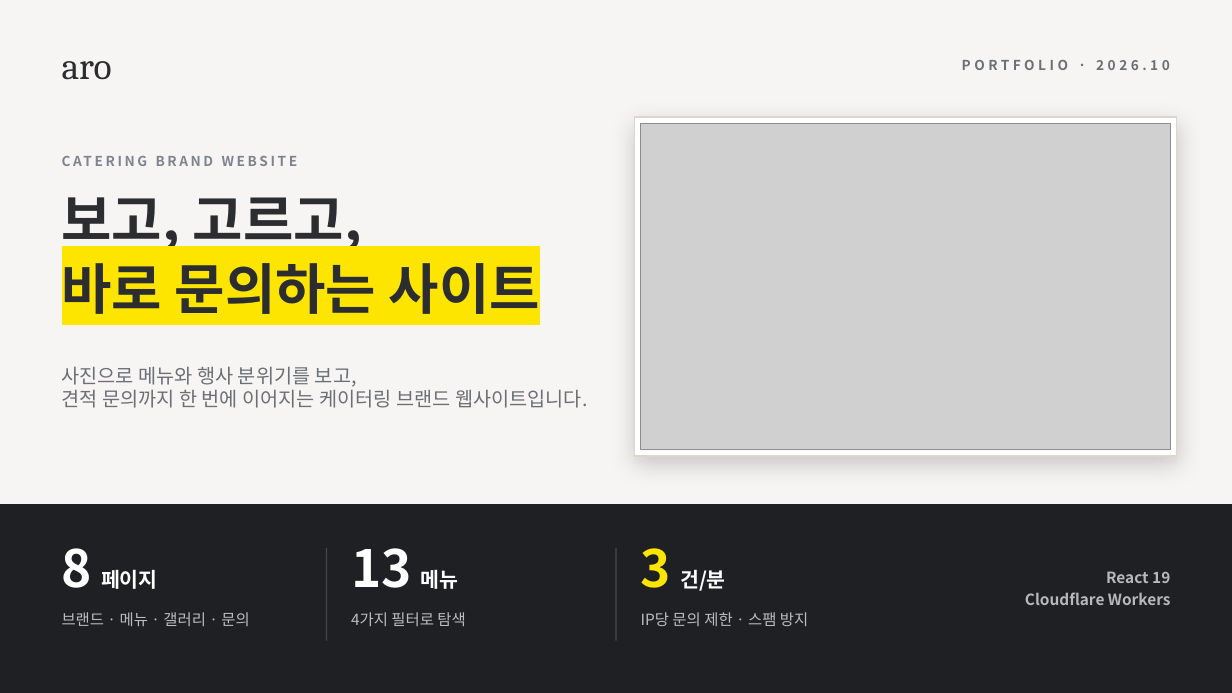
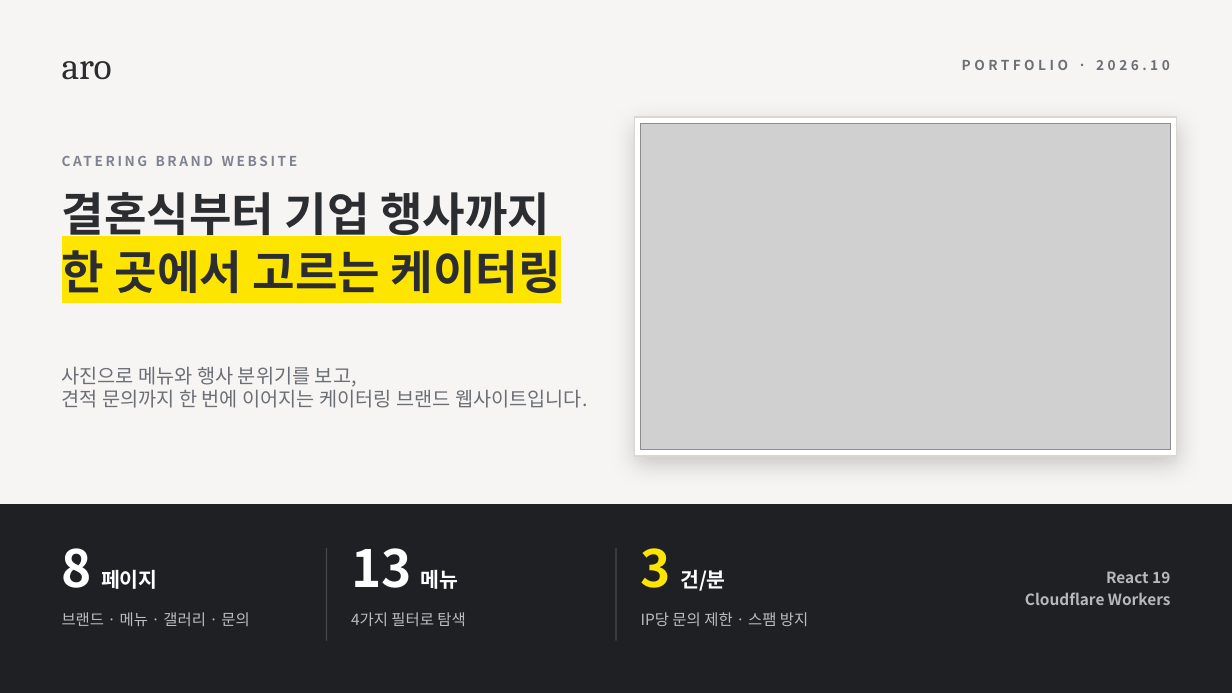
Before and after one commit to hyeran712/aro1, a slide deck: slide 1 of output/ARO_website_portfolio_summary.pptx. Drawn at 1232x693 pixels with LibreOffice and Linux fonts; fonts in the diff are those of the drawing; grey boxes stand for pictures. Boxes give left, top, right and bottom in pixels: in the first picture for what was removed or moved away, otherwise in the second. Text is boxed around its words. In the diff, an @@ line names an element or a change of style, - is before the commit and + after.

```diff
--- a/output/ARO_website_portfolio_summary.pptx
+++ b/output/ARO_website_portfolio_summary.pptx
@@ text at [62, 192, 561, 293]: text changed; size 32 to 27 pt @@
-보고, 고르고,
-바로 문의하는 사이트
+결혼식부터 기업 행사까지
+한 곳에서 고르는 케이터링
```
Also in this commit, not shown: 1 other file.
